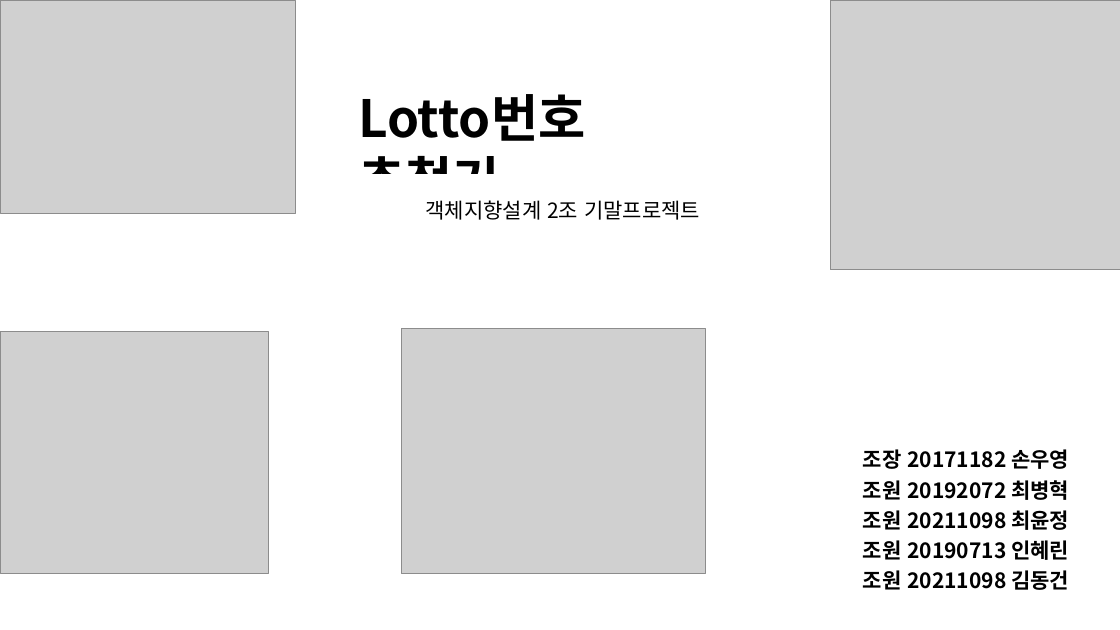
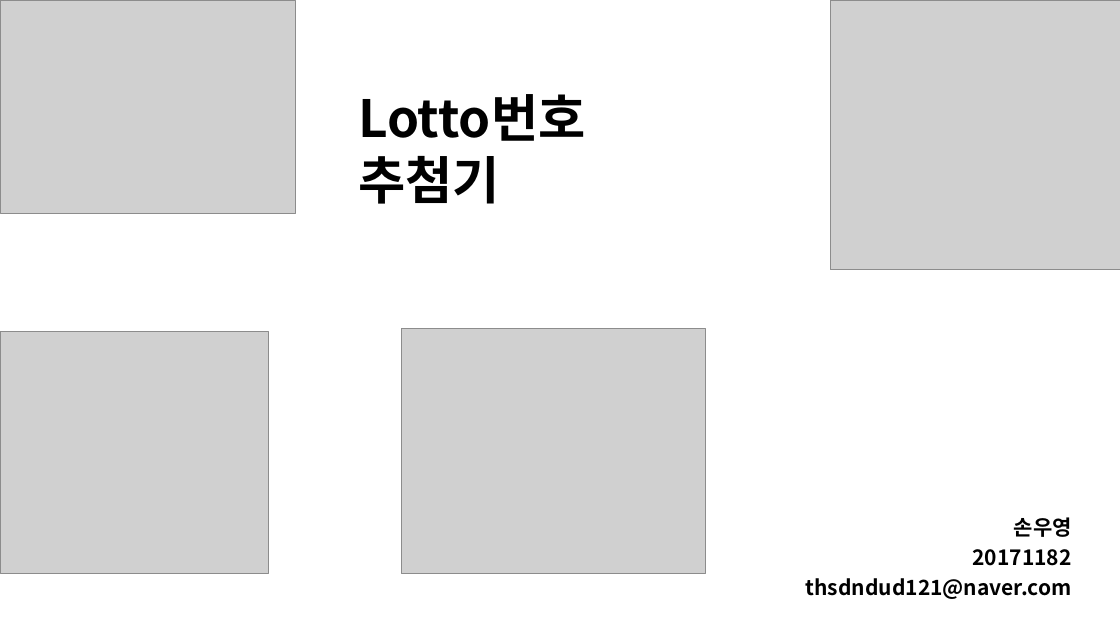
Before and after one commit to Sonw00/LottoDraw, a slide deck: slide 1 of Lotto추첨기 최종.pptx. Drawn at 1120x630 pixels with LibreOffice and Linux fonts; fonts in the diff are those of the drawing; grey boxes stand for pictures. Boxes give left, top, right and bottom in pixels: in the first picture for what was removed or moved away, otherwise in the second. Text is boxed around its words. In the diff, an @@ line names an element or a change of style, - is before the commit and + after.

```diff
--- a/Lotto추첨기 최종.pptx
+++ b/Lotto추첨기 최종.pptx
@@ rectangle removed at (338, 174, 787, 245) @@
-객체지향설계 2조 기말프로젝트
@@ text at (806, 517, 1072, 599): text changed @@
-조장 20171182 손우영
-조원 20192072 최병혁
-조원 20211098 최윤정
-조원 20190713 인혜린
-조원 20211098 김동건
+손우영
+20171182
+thsdndud121@naver.com
```
Also in this commit, not shown: 1 other slide changed, 2 slides removed.
